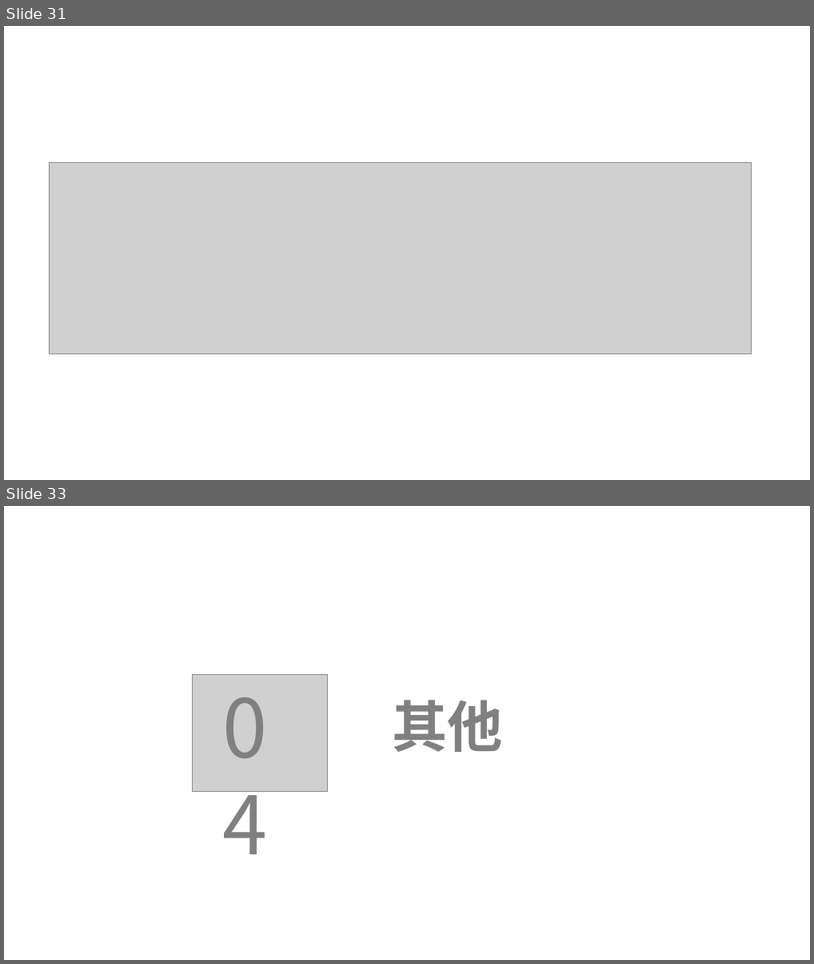
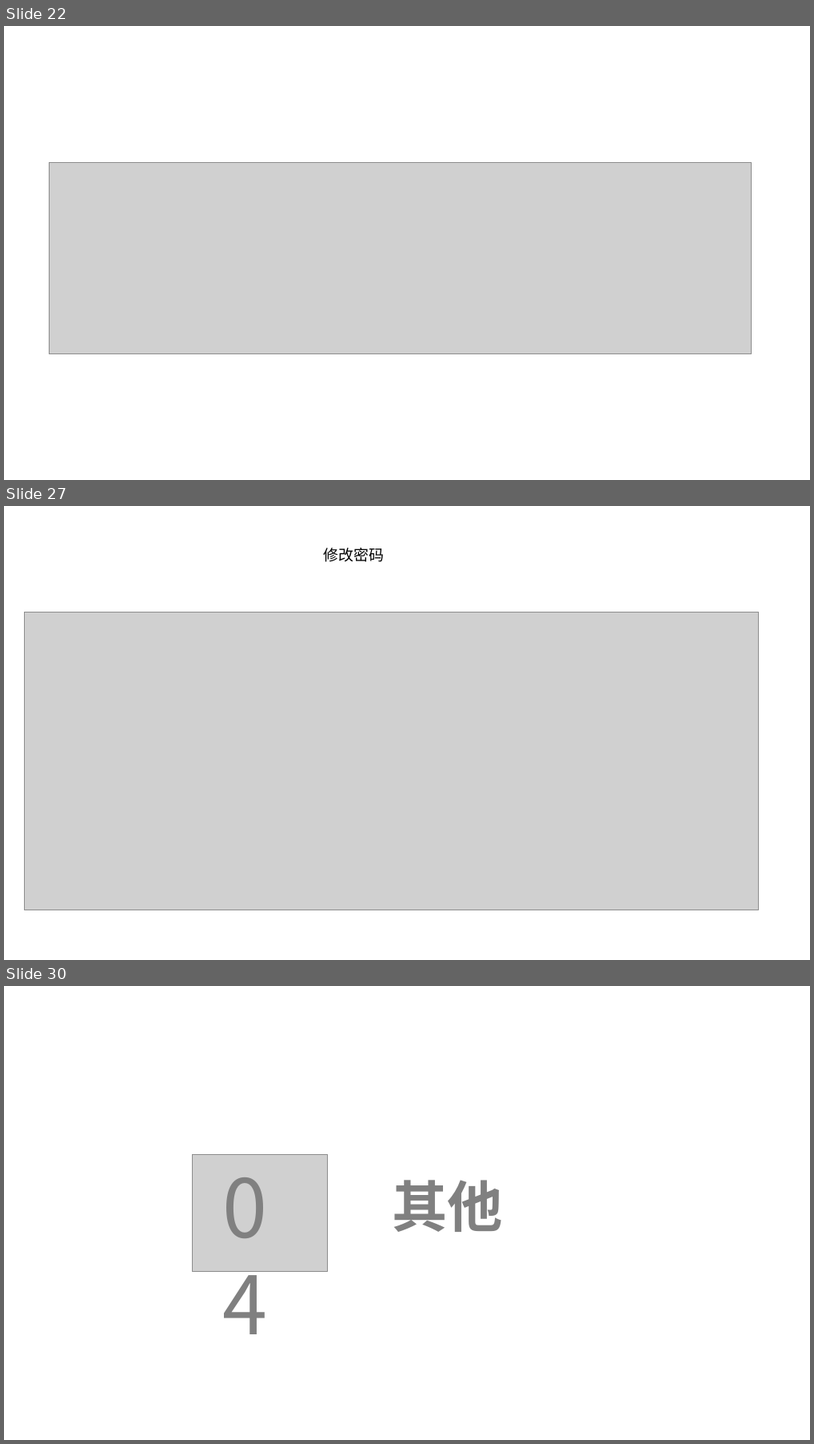
Before and after one commit to lenovo-wu/G11ZUCC, a slide deck: 代码实现.pptx. Shown one above the other, each under a label of ours: slides 31 and 33 before the commit, slides 22, 27 and 30 after it; the slides between them are not shown. The pictures are 814x964 and 814x1444 pixels, drawn with LibreOffice and Linux fonts; fonts in the diff are those of the drawing; grey boxes stand for pictures. Boxes give left, top, right and bottom in pixels: in the first picture for what was removed or moved away, otherwise in the second. Text is boxed around its words. In the diff, an @@ line names an element or a change of style, - is before the commit and + after.

```diff
--- a/代码实现.pptx
+++ b/代码实现.pptx
@@ slide 27 added at bbox=[4, 506, 810, 960], background #FFFFFF @@
@@ text added at bbox=[324, 548, 385, 562], 18 pt, text #000000 @@
+修改密码
@@ picture added at bbox=[25, 612, 759, 909] @@
@@ what was slide 31 is now slide 22 @@
@@ what was slide 33 is now slide 30 @@
```
Also in this commit, not shown: 2 slides changed, 12 other slides added, 16 slides removed.
